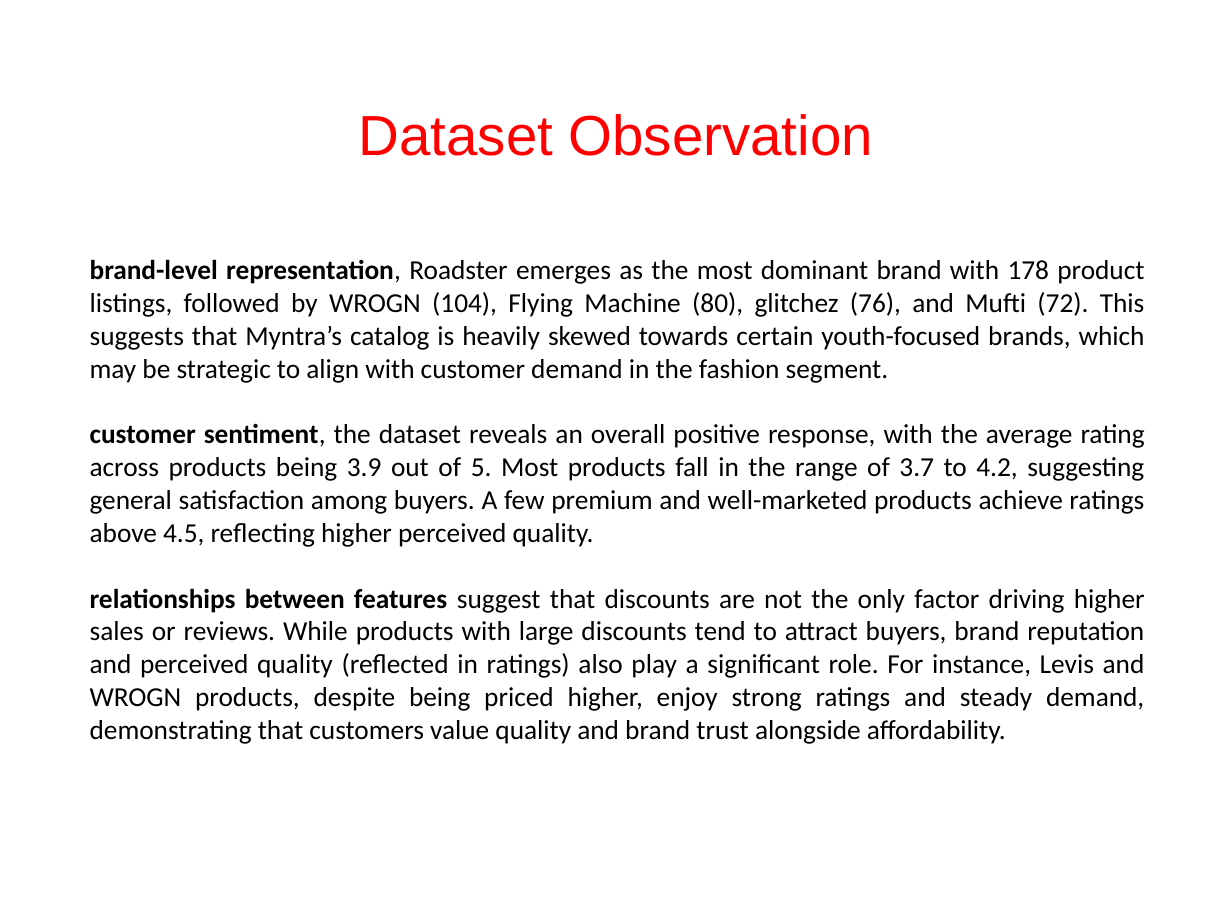
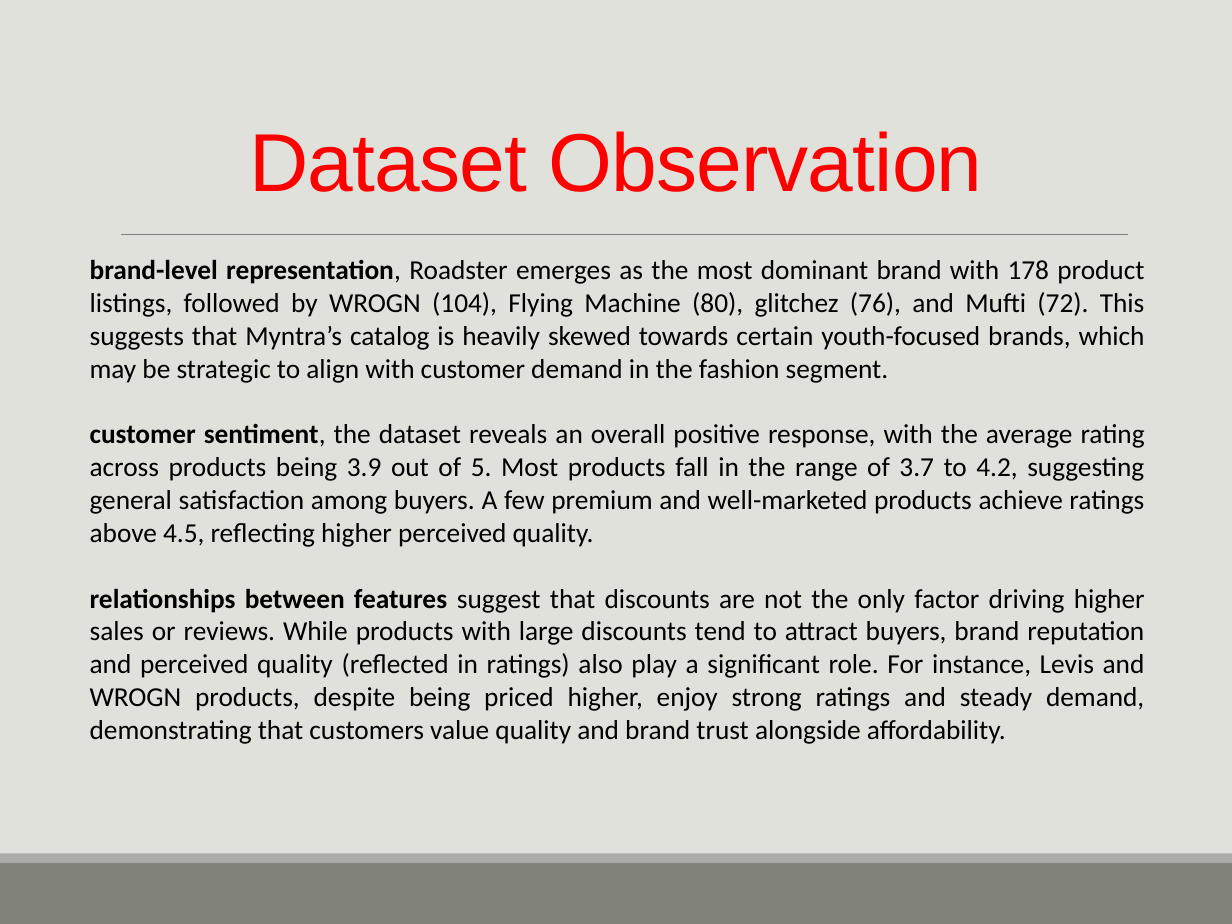
Before and after one commit to srinija1111/BigDataAnalytics, a slide deck: slide 10 of 7. Myntra Sales Analysis(Mini Project)/myntra sales ppt.pptx (slide 12 before the commit). Drawn at 1232x924 pixels with LibreOffice and Linux fonts; fonts in the diff are those of the drawing. Boxes give left, top, right and bottom in pixels: in the first picture for what was removed or moved away, otherwise in the second. Text is boxed around its words. In the diff, an @@ line names an element or a change of style, - is before the commit and + after.

```diff
--- a/7. Myntra Sales Analysis(Mini Project)/myntra sales ppt.pptx
+++ b/7. Myntra Sales Analysis(Mini Project)/myntra sales ppt.pptx
@@ background #FFFFFF to #E1E1DB @@
@@ title "Dataset Observation" at (250,131,982,192): size 33 to 48 pt, letter spacing 0 to -0.5 pt; line spacing 0.9 to 0.85; vertical alignment middle to bottom @@
@@ line added from (121, 234) to (1127, 234), #808080 0.5 pt @@
@@ rectangle added at (0,862,1232,924), fill #82847C @@
@@ rectangle added at (0,854,1232,862), fill #ACADA8 @@
```
Also in this commit, not shown: 10 other slides changed, 2 slides removed.
